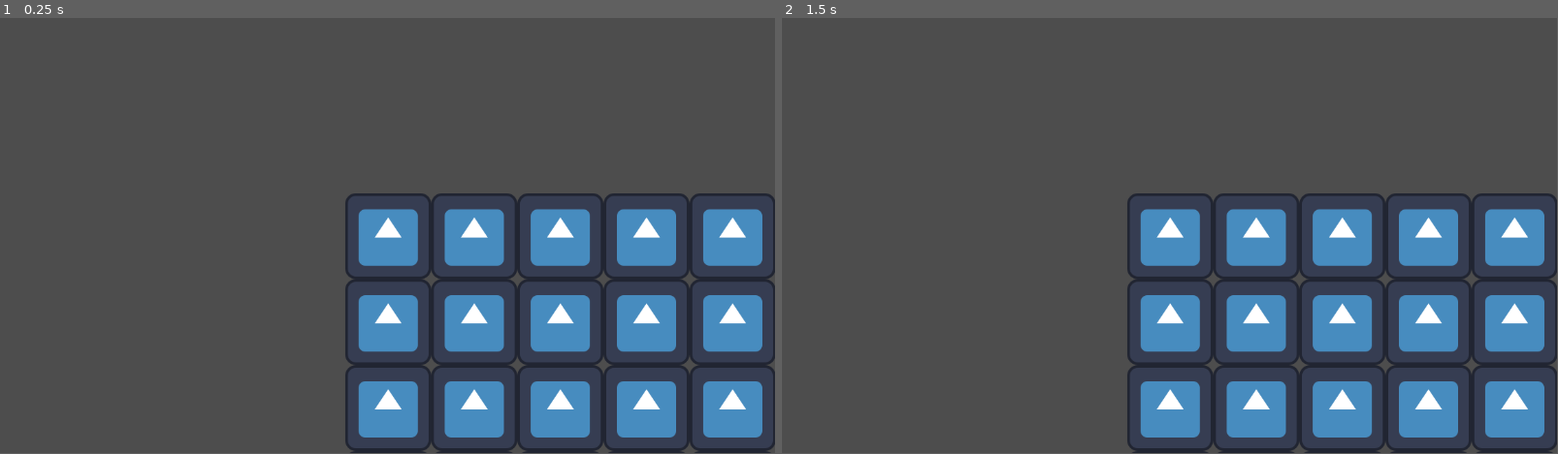
Above: before the commit, frames 1-2 (left to right).
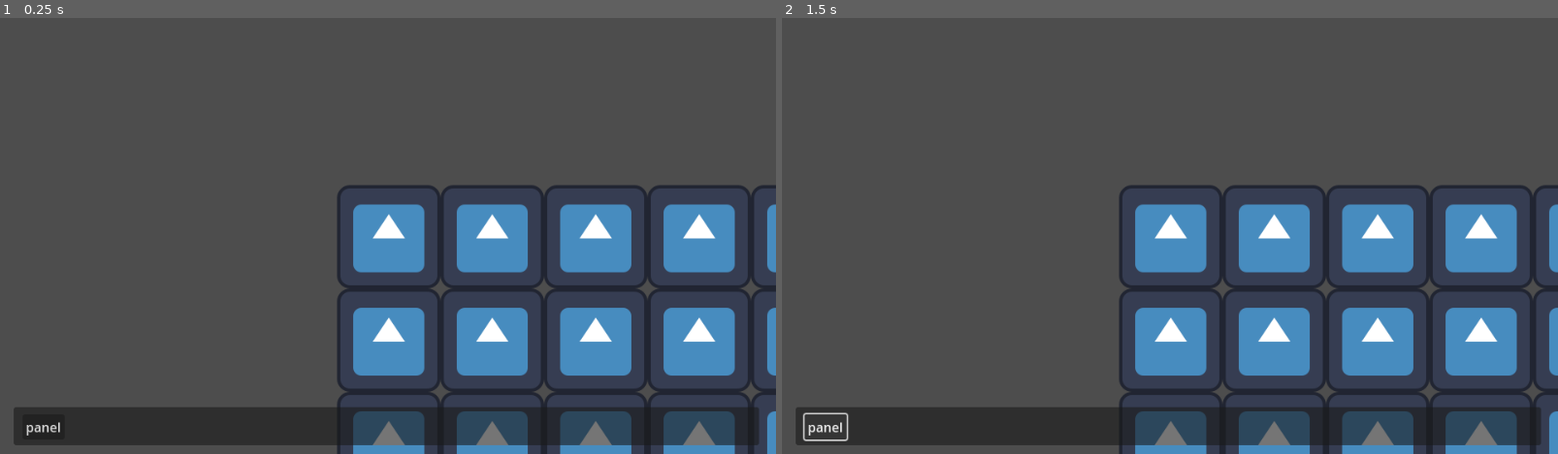
Above: after the commit, the same moments.

Repository: adnanebouram/chilljam2023---Resort-game
Game: Godot game, scene res://main_level.tscn
Two runs of this game, one before a commit and one after it. Both use one fixed random seed, a clock stepped at 60 frames per second and the inputs below. The project has no main scene, so this scene is started directly. The engine's default icon, where the game draws it, is replaced by a stand-in: a white triangle on a blue panel in a dark square.
Inputs (mouse positions are in pixels of both pictures, inside the frame that each line leads up to):
- Up to frame 1 (0.25 s): no input
- Up to frame 2 (1.5 s): click (828, 423) at 0.5 s, where only the run after the commit has a clickable "panel"; click (828, 423) at 1.25 s, where only the run after the commit has a clickable "panel"
In our replay, the window is 799x449 before the commit and 800x450 after it. These sizes can differ from the game's own. Grey fills any space a smaller window leaves; there, only what the larger window draws over its background counts as a difference.

The runs differ from the first frame. In frame 1, 25% of the frame differs, in the area x 1-100%, y 38-100%; in frame 2, 25%.

Commit message:
added a lil panel and some buttons for the hotbar

Diff:
--- a/main_level.tscn
+++ b/main_level.tscn
@@ -13,3 +13,45 @@
 
 [node name="Camera2D" type="Camera2D" parent="."]
 script = ExtResource("2_7ffso")
+
+[node name="Control" type="Control" parent="Camera2D"]
+layout_mode = 3
+anchors_preset = 0
+offset_left = -22.0
+offset_top = 238.0
+offset_right = 18.0
+offset_bottom = 278.0
+
+[node name="q" type="Panel" parent="Camera2D/Control"]
+layout_mode = 1
+anchors_preset = 8
+anchor_left = 0.5
+anchor_top = 0.5
+anchor_right = 0.5
+anchor_bottom = 0.5
+offset_left = -461.0
+offset_top = -46.0
+offset_right = 461.0
+offset_bottom = 1.0
+grow_horizontal = 2
+grow_vertical = 2
+
+[node name="GridContainer" type="GridContainer" parent="Camera2D/Control/q"]
+layout_mode = 1
+anchors_preset = 8
+anchor_left = 0.5
+anchor_top = 0.5
+anchor_right = 0.5
+anchor_bottom = 0.5
+offset_left = -450.0
+offset_top = -14.5
+offset_right = 450.0
+offset_bottom = 15.5
+grow_horizontal = 2
+grow_vertical = 2
+columns = 20
+
+[node name="Button" type="Button" parent="Camera2D/Control/q/GridContainer"]
+custom_minimum_size = Vector2(30, 30)
+layout_mode = 2
+text = "panel"
--- a/npc.tscn
+++ b/npc.tscn
@@ -1,6 +1,145 @@
 [gd_scene load_steps=6 format=3 uid="uid://dbw2tkiuwygr5"]
 
 [ext_resource type="Texture2D" uid="uid://u2fjk6ejbu5l" path="res://icon.svg" id="1_a3605"]
+
+[sub_resource type="Animation" id="Animation_hc4jd"]
+length = 0.001
+tracks/0/type = "bezier"
+tracks/0/imported = false
+tracks/0/enabled = true
+tracks/0/path = NodePath("Sprite2D:position:x")
+tracks/0/interp = 1
+tracks/0/loop_wrap = true
+tracks/0/keys = {
+"handle_modes": PackedInt32Array(0),
+"points": PackedFloat32Array(0, -0.25, 0, 0.25, 0),
+"times": PackedFloat32Array(0)
+}
+tracks/1/type = "bezier"
+tracks/1/imported = false
+tracks/1/enabled = true
+tracks/1/path = NodePath("Sprite2D:position:y")
+tracks/1/interp = 1
+tracks/1/loop_wrap = true
+tracks/1/keys = {
+"handle_modes": PackedInt32Array(0),
+"points": PackedFloat32Array(0, -0.25, 0, 0.25, 0),
+"times": PackedFloat32Array(0)
+}
+tracks/2/type = "bezier"
+tracks/2/imported = false
+tracks/2/enabled = true
+tracks/2/path = NodePath("Sprite2D:rotation")
+tracks/2/interp = 1
+tracks/2/loop_wrap = true
+tracks/2/keys = {
+"handle_modes": PackedInt32Array(0),
+"points": PackedFloat32Array(0, -0.25, 0, 0.25, 0),
+"times": PackedFloat32Array(0)
+}
+tracks/3/type = "bezier"
+tracks/3/imported = false
+tracks/3/enabled = true
+tracks/3/path = NodePath("Sprite2D:scale:x")
+tracks/3/interp = 1
+tracks/3/loop_wrap = true
+tracks/3/keys = {
+"handle_modes": PackedInt32Array(0),
+"points": PackedFloat32Array(0.109375, -0.25, 0, 0.25, 0),
+"times": PackedFloat32Array(0)
+}
+tracks/4/type = "bezier"
+tracks/4/imported = false
+tracks/4/enabled = true
+tracks/4/path = NodePath("Sprite2D:scale:y")
+tracks/4/interp = 1
+tracks/4/loop_wrap = true
+tracks/4/keys = {
+"handle_modes": PackedInt32Array(0),
+"points": PackedFloat32Array(0.09375, -0.25, 0, 0.25, 0),
+"times": PackedFloat32Array(0)
+}
+tracks/5/type = "bezier"
+tracks/5/imported = false
+tracks/5/enabled = true
+tracks/5/path = NodePath("Sprite2D2:position:x")
+tracks/5/interp = 1
+tracks/5/loop_wrap = true
+tracks/5/keys = {
+"handle_modes": PackedInt32Array(0),
+"points": PackedFloat32Array(0, -0.25, 0, 0.25, 0),
+"times": PackedFloat32Array(0)
+}
+tracks/6/type = "bezier"
+tracks/6/imported = false
+tracks/6/enabled = true
+tracks/6/path = NodePath("Sprite2D2:position:y")
+tracks/6/interp = 1
+tracks/6/loop_wrap = true
+tracks/6/keys = {
+"handle_modes": PackedInt32Array(0),
+"points": PackedFloat32Array(12, -0.25, 0, 0.25, 0),
+"times": PackedFloat32Array(0)
+}
+tracks/7/type = "bezier"
+tracks/7/imported = false
+tracks/7/enabled = true
+tracks/7/path = NodePath("Sprite2D2:rotation")
+tracks/7/interp = 1
+tracks/7/loop_wrap = true
+tracks/7/keys = {
+"handle_modes": PackedInt32Array(0),
+"points": PackedFloat32Array(0, -0.25, 0, 0.25, 0),
+"times": PackedFloat32Array(0)
+}
+tracks/8/type = "bezier"
+tracks/8/imported = false
+tracks/8/enabled = true
+tracks/8/path = NodePath("Sprite2D2:scale:x")
+tracks/8/interp = 1
+tracks/8/loop_wrap = true
+tracks/8/keys = {
+"handle_modes": PackedInt32Array(0),
+"points": PackedFloat32Array(0.0625, -0.25, 0, 0.25, 0),
+"times": PackedFloat32Array(0)
+}
+tracks/9/type = "bezier"
+tracks/9/imported = false
+tracks/9/enabled = true
+tracks/9/path = NodePath("Sprite2D2:scale:y")
+tracks/9/interp = 1
+tracks/9/loop_wrap = true
+tracks/9/keys = {
+"handle_modes": PackedInt32Array(0),
+"points": PackedFloat32Array(0.09375, -0.25, 0, 0.25, 0),
+"times": PackedFloat32Array(0)
+}
+
+[sub_resource type="Animation" id="Animation_xqu4p"]
+resource_name = "idle"
+loop_mode = 1
+tracks/0/type = "bezier"
+tracks/0/imported = false
+tracks/0/enabled = true
+tracks/0/path = NodePath("Sprite2D:position:x")
+tracks/0/interp = 1
+tracks/0/loop_wrap = true
+tracks/0/keys = {
+"handle_modes": PackedInt32Array(0, 0, 0),
+"points": PackedFloat32Array(0, -0.25, 0, 0.25, 0, 0, -0.25, 0, 0.25, 0, 0, -0.25, 0, 0.25, 0),
+"times": PackedFloat32Array(0, 0.5, 1)
+}
+tracks/1/type = "bezier"
+tracks/1/imported = false
+tracks/1/enabled = true
+tracks/1/path = NodePath("Sprite2D:position:y")
+tracks/1/interp = 1
+tracks/1/loop_wrap = true
+tracks/1/keys = {
+"handle_modes": PackedInt32Array(0, 0, 0),
+"points": PackedFloat32Array(0, -0.25, 0, 0.25, 0, 1, -0.25, 0, 0.25, 0, 0, -0.25, 0, 0.25, 0),
+"times": PackedFloat32Array(0, 0.5, 1)
+}
 
 [sub_resource type="Animation" id="Animation_6xel0"]
 resource_name = "walk"
@@ -117,145 +256,6 @@
 "times": PackedFloat32Array(0, 0.3, 0.6)
 }
 
-[sub_resource type="Animation" id="Animation_hc4jd"]
-length = 0.001
-tracks/0/type = "bezier"
-tracks/0/imported = false
-tracks/0/enabled = true
-tracks/0/path = NodePath("Sprite2D:position:x")
-tracks/0/interp = 1
-tracks/0/loop_wrap = true
-tracks/0/keys = {
-"handle_modes": PackedInt32Array(0),
-"points": PackedFloat32Array(0, -0.25, 0, 0.25, 0),
-"times": PackedFloat32Array(0)
-}
-tracks/1/type = "bezier"
-tracks/1/imported = false
-tracks/1/enabled = true
-tracks/1/path = NodePath("Sprite2D:position:y")
-tracks/1/interp = 1
-tracks/1/loop_wrap = true
-tracks/1/keys = {
-"handle_modes": PackedInt32Array(0),
-"points": PackedFloat32Array(0, -0.25, 0, 0.25, 0),
-"times": PackedFloat32Array(0)
-}
-tracks/2/type = "bezier"
-tracks/2/imported = false
-tracks/2/enabled = true
-tracks/2/path = NodePath("Sprite2D:rotation")
-tracks/2/interp = 1
-tracks/2/loop_wrap = true
-tracks/2/keys = {
-"handle_modes": PackedInt32Array(0),
-"points": PackedFloat32Array(0, -0.25, 0, 0.25, 0),
-"times": PackedFloat32Array(0)
-}
-tracks/3/type = "bezier"
-tracks/3/imported = false
-tracks/3/enabled = true
-tracks/3/path = NodePath("Sprite2D:scale:x")
-tracks/3/interp = 1
-tracks/3/loop_wrap = true
-tracks/3/keys = {
-"handle_modes": PackedInt32Array(0),
-"points": PackedFloat32Array(0.109375, -0.25, 0, 0.25, 0),
-"times": PackedFloat32Array(0)
-}
-tracks/4/type = "bezier"
-tracks/4/imported = false
-tracks/4/enabled = true
-tracks/4/path = NodePath("Sprite2D:scale:y")
-tracks/4/interp = 1
-tracks/4/loop_wrap = true
-tracks/4/keys = {
-"handle_modes": PackedInt32Array(0),
-"points": PackedFloat32Array(0.09375, -0.25, 0, 0.25, 0),
-"times": PackedFloat32Array(0)
-}
-tracks/5/type = "bezier"
-tracks/5/imported = false
-tracks/5/enabled = true
-tracks/5/path = NodePath("Sprite2D2:position:x")
-tracks/5/interp = 1
-tracks/5/loop_wrap = true
-tracks/5/keys = {
-"handle_modes": PackedInt32Array(0),
-"points": PackedFloat32Array(0, -0.25, 0, 0.25, 0),
-"times": PackedFloat32Array(0)
-}
-tracks/6/type = "bezier"
-tracks/6/imported = false
-tracks/6/enabled = true
-tracks/6/path = NodePath("Sprite2D2:position:y")
-tracks/6/interp = 1
-tracks/6/loop_wrap = true
-tracks/6/keys = {
-"handle_modes": PackedInt32Array(0),
-"points": PackedFloat32Array(12, -0.25, 0, 0.25, 0),
-"times": PackedFloat32Array(0)
-}
-tracks/7/type = "bezier"
-tracks/7/imported = false
-tracks/7/enabled = true
-tracks/7/path = NodePath("Sprite2D2:rotation")
-tracks/7/interp = 1
-tracks/7/loop_wrap = true
-tracks/7/keys = {
-"handle_modes": PackedInt32Array(0),
-"points": PackedFloat32Array(0, -0.25, 0, 0.25, 0),
-"times": PackedFloat32Array(0)
-}
-tracks/8/type = "bezier"
-tracks/8/imported = false
-tracks/8/enabled = true
-tracks/8/path = NodePath("Sprite2D2:scale:x")
-tracks/8/interp = 1
-tracks/8/loop_wrap = true
-tracks/8/keys = {
-"handle_modes": PackedInt32Array(0),
-"points": PackedFloat32Array(0.0625, -0.25, 0, 0.25, 0),
-"times": PackedFloat32Array(0)
-}
-tracks/9/type = "bezier"
-tracks/9/imported = false
-tracks/9/enabled = true
-tracks/9/path = NodePath("Sprite2D2:scale:y")
-tracks/9/interp = 1
-tracks/9/loop_wrap = true
-tracks/9/keys = {
-"handle_modes": PackedInt32Array(0),
-"points": PackedFloat32Array(0.09375, -0.25, 0, 0.25, 0),
-"times": PackedFloat32Array(0)
-}
-
-[sub_resource type="Animation" id="Animation_xqu4p"]
-resource_name = "idle"
-loop_mode = 1
-tracks/0/type = "bezier"
-tracks/0/imported = false
-tracks/0/enabled = true
-tracks/0/path = NodePath("Sprite2D:position:x")
-tracks/0/interp = 1
-tracks/0/loop_wrap = true
-tracks/0/keys = {
-"handle_modes": PackedInt32Array(0, 0, 0),
-"points": PackedFloat32Array(0, -0.25, 0, 0.25, 0, 0, -0.25, 0, 0.25, 0, 0, -0.25, 0, 0.25, 0),
-"times": PackedFloat32Array(0, 0.5, 1)
-}
-tracks/1/type = "bezier"
-tracks/1/imported = false
-tracks/1/enabled = true
-tracks/1/path = NodePath("Sprite2D:position:y")
-tracks/1/interp = 1
-tracks/1/loop_wrap = true
-tracks/1/keys = {
-"handle_modes": PackedInt32Array(0, 0, 0),
-"points": PackedFloat32Array(0, -0.25, 0, 0.25, 0, 1, -0.25, 0, 0.25, 0, 0, -0.25, 0, 0.25, 0),
-"times": PackedFloat32Array(0, 0.5, 1)
-}
-
 [sub_resource type="AnimationLibrary" id="AnimationLibrary_si6rv"]
 _data = {
 "RESET": SubResource("Animation_hc4jd"),
--- a/project.godot
+++ b/project.godot
@@ -13,6 +13,15 @@
 config/name="chilljam2023 - Resort game"
 config/features=PackedStringArray("4.0", "GL Compatibility")
 config/icon="res://icon.svg"
+
+[display]
+
+window/size/viewport_width=960
+window/size/viewport_height=540
+window/size/mode=4
+window/size/resizable=false
+window/size/borderless=true
+window/stretch/mode="viewport"
 
 [input]
 
--- a/tile.tscn
+++ b/tile.tscn
@@ -6,4 +6,3 @@
 [node name="Tile" type="Sprite2D"]
 texture = ExtResource("1_xu5hi")
 script = ExtResource("2_tl0ta")
-debug = Color(0.752941, 0.27451, 0, 1)
